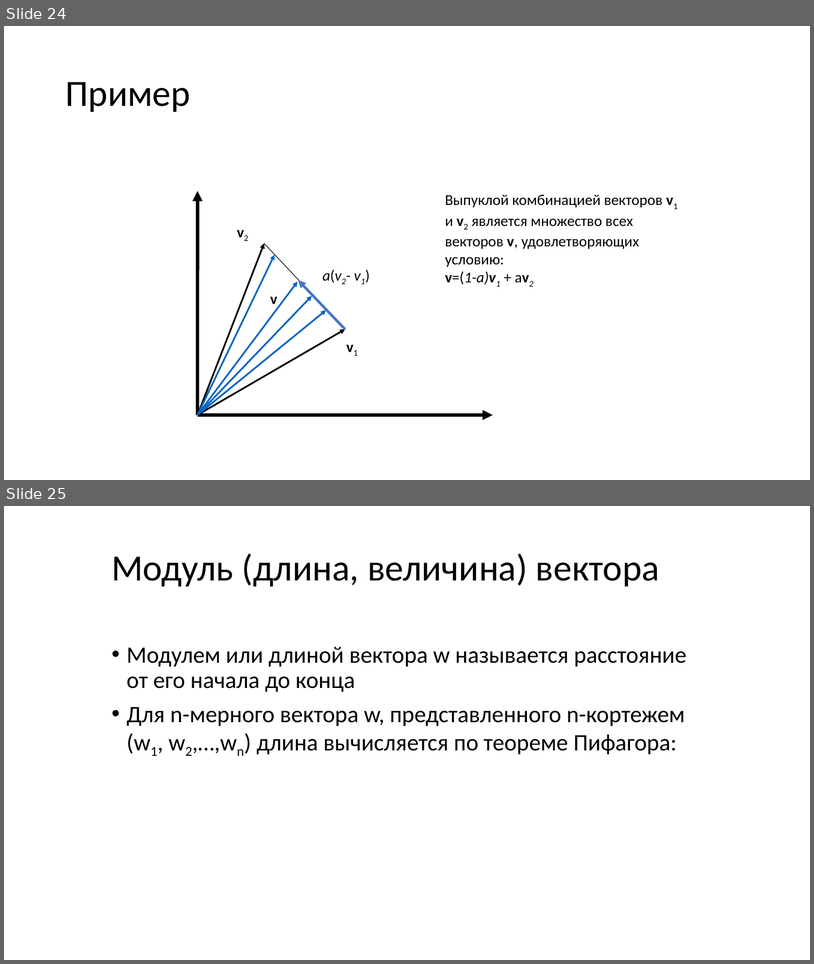
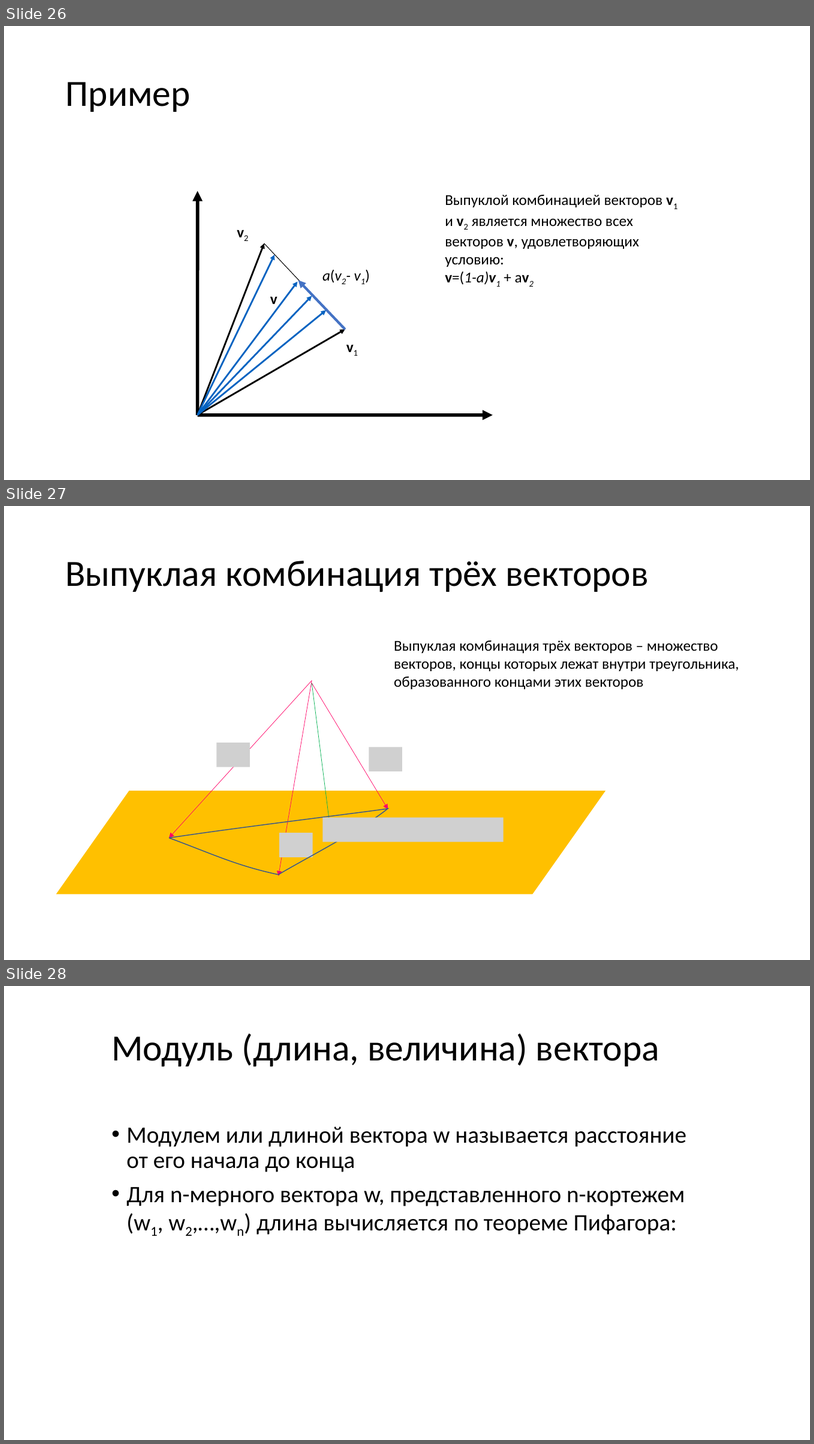
Before and after one commit to alexey-malov/cg-course, a slide deck: lectures/03 - Векторный анализ, трансформации и матрицы.pptx. Shown one above the other, each under a label of ours: slides 24 and 25 before the commit, slides 26, 27 and 28 after it. The pictures are 814x964 and 814x1444 pixels, drawn with LibreOffice and Linux fonts; fonts in the diff are those of the drawing; grey boxes stand for pictures. Boxes give left, top, right and bottom in pixels: in the first picture for what was removed or moved away, otherwise in the second. Text is boxed around its words. In the diff, an @@ line names an element or a change of style, - is before the commit and + after.

```diff
--- a/lectures/03 - Векторный анализ, трансформации и матрицы.pptx
+++ b/lectures/03 - Векторный анализ, трансформации и матрицы.pptx
@@ slide 27 added at <box>4,506,810,960</box>, background #FFFFFF @@
@@ title added at <box>65,561,649,592</box>, 44 pt, text #000000 @@
+Выпуклая комбинация трёх векторов
@@ text added at <box>394,640,739,689</box>, 18 pt, text #000000 @@
+Выпуклая комбинация трёх векторов – множество векторов, концы которых лежат внутри треугольника, образованного концами этих векторов
@@ arrow added from (312, 680) to (169, 838), #FF0066 0.5 pt @@
@@ arrow added from (312, 680) to (279, 876), #FF0066 0.5 pt @@
@@ arrow added from (312, 683) to (388, 809), #FF0066 0.5 pt @@
@@ arrow added from (312, 683) to (331, 832), #00B050 0.5 pt @@
@@ picture added at <box>217,742,250,767</box> @@
@@ picture added at <box>369,747,402,771</box> @@
@@ parallelogram added at <box>55,790,607,894</box>, fill #FFC000, outline #FFFFFF 1.5 pt @@
@@ freeform shape added at <box>169,808,388,874</box>, outline #325491 1 pt @@
@@ picture added at <box>323,817,504,842</box> @@
@@ picture added at <box>280,832,313,857</box> @@
@@ what was slide 24 is now slide 26 @@
@@ what was slide 25 is now slide 28 @@
```
Also in this commit, not shown: 4 slides changed, 2 other slides added.
